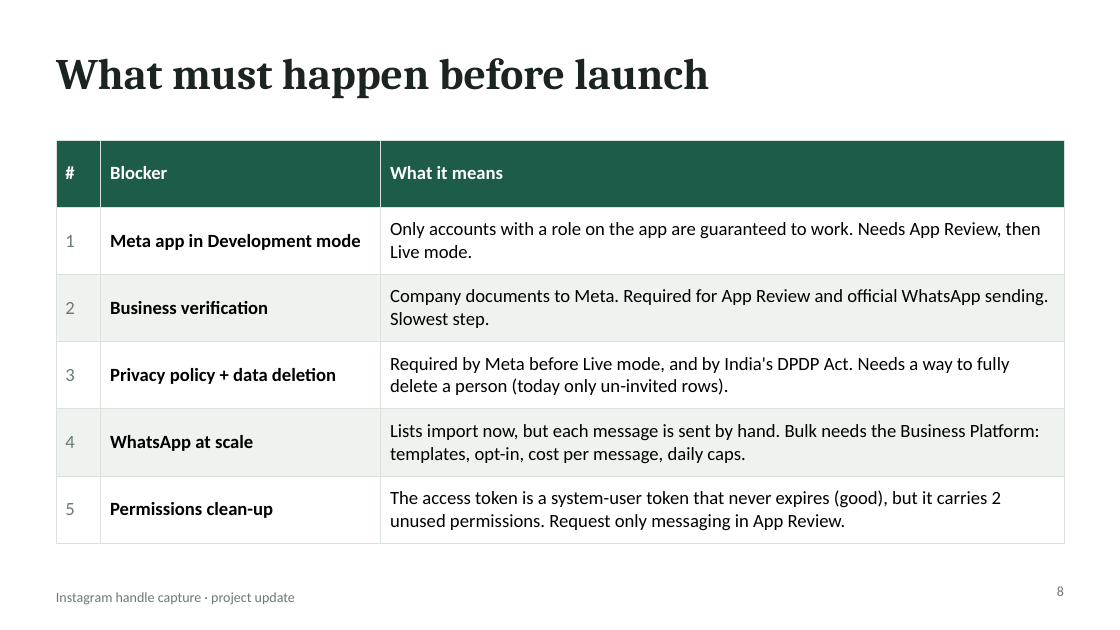
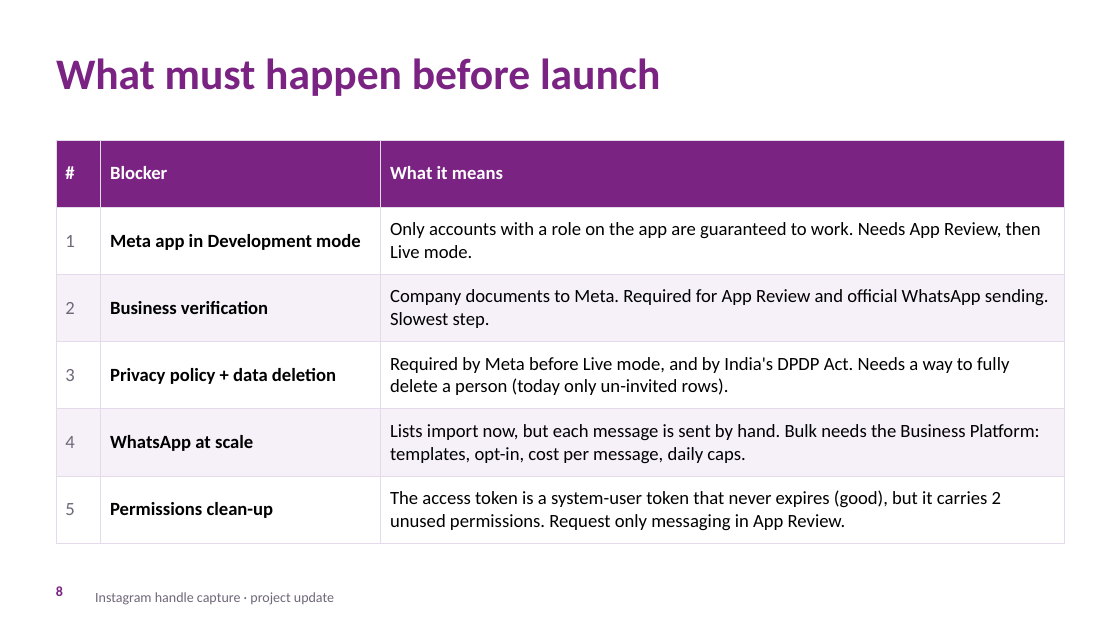
Before and after one commit to blackhorse2807/IG-handle, a slide deck: slide 8 of Instagram-Handle-Capture-Full-Update.pptx. Drawn at 1120x630 pixels with LibreOffice and Linux fonts; fonts in the diff are those of the drawing; background and template pictures are left out. Boxes give left, top, right and bottom in pixels: in the first picture for what was removed or moved away, otherwise in the second. Text is boxed around its words. In the diff, an @@ line names an element or a change of style, - is before the commit and + after.

```diff
--- a/Instagram-Handle-Capture-Full-Update.pptx
+++ b/Instagram-Handle-Capture-Full-Update.pptx
@@ title "What must happen before launch" at (56, 58, 660, 96): font Cambria to Calibri, text colour #1B2420 to #7A2383 @@
@@ table at (56, 140, 1064, 534) @@
@@ fill #1D5C48 to #7A2383 in row 1 @@
@@ fill #EEF3F0 to #F6F0F9 in 6 cells @@
@@ text colour #6B7A74 to #6F6878 in "1", "2", "3", "4" and 1 more places @@
@@ borders changed @@
@@ page number: place and size @@
-page number at (1057, 586, 1064, 596)
+page number at (56, 586, 63, 596)
@@ page number at (56, 586, 63, 596): text colour #6B7A74 to #7A2383, bold on; alignment right to left @@
@@ text "Instagram handle capture · project ...": place and size @@
-text "Instagram handle capture · project ..." at (56, 592, 295, 605)
+text "Instagram handle capture · project ..." at (95, 592, 334, 605)
@@ text "Instagram handle capture · project ..." at (95, 592, 334, 605): text colour #6B7A74 to #6F6878 @@
```
Also in this commit, not shown: 8 other slides changed, 1 other file.
